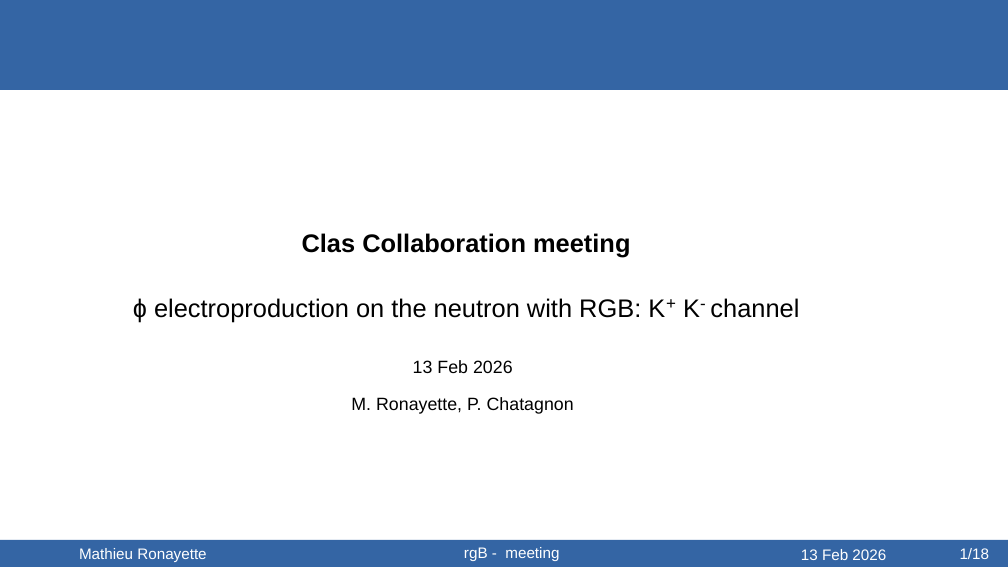
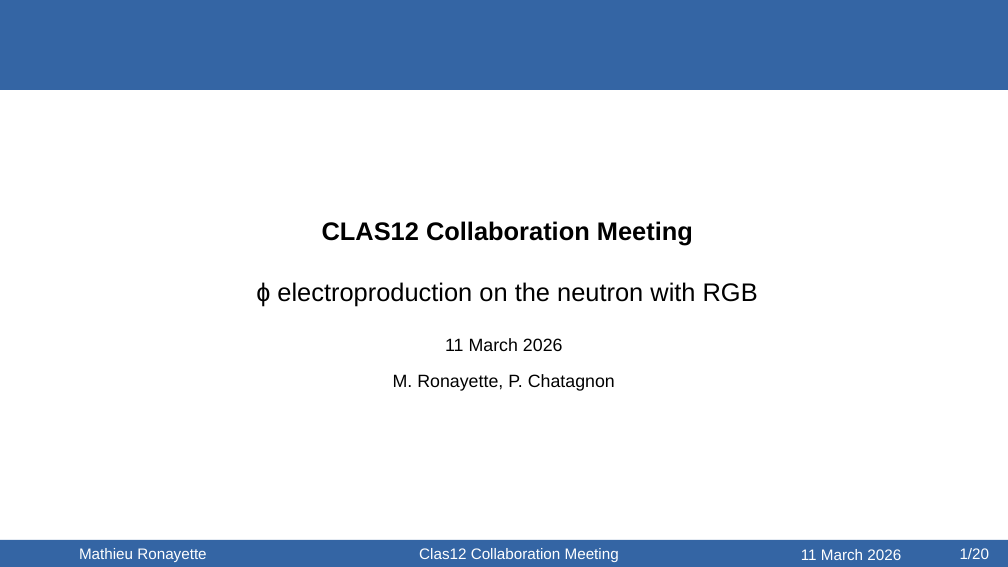
Before and after one commit to mathieuryt/phi_analysis, a slide deck: slide 1 of electroproduction/presentations/ClasMeeting_ronayette.odp. Drawn at 1008x567 pixels with LibreOffice and Linux fonts; fonts in the diff are those of the drawing. Boxes give left, top, right and bottom in pixels: in the first picture for what was removed or moved away, otherwise in the second. Text is boxed around its words. In the diff, an @@ line names an element or a change of style, - is before the commit and + after.

```diff
--- a/electroproduction/presentations/ClasMeeting_ronayette.odp
+++ b/electroproduction/presentations/ClasMeeting_ronayette.odp
@@ text "CLAS12 Collaboration Meeting": place and size @@
-text "CLAS12 Collaboration Meeting" at [133,233,799,414]
+text "CLAS12 Collaboration Meeting" at [256,221,758,391]
@@ text at [256,221,758,351]: text changed @@
-Clas Collaboration meeting
-ɸ electroproduction on the neutron with RGB: K+ K- channel
-13 Feb 2026
+CLAS12 Collaboration Meeting
+ɸ electroproduction on the neutron with RGB
+11 March 2026
@@ text at [419,548,619,562]: text changed @@
-rgB - meeting
+Clas12 Collaboration Meeting
@@ text at [801,549,901,560]: text changed @@
-13 Feb 2026
+11 March 2026
@@ text at [960,548,990,559]: text changed @@
-1/18
+1/20
```
Also in this commit, not shown: 21 other slides changed, 20 slides added, 2 slides removed, 17 other files.
